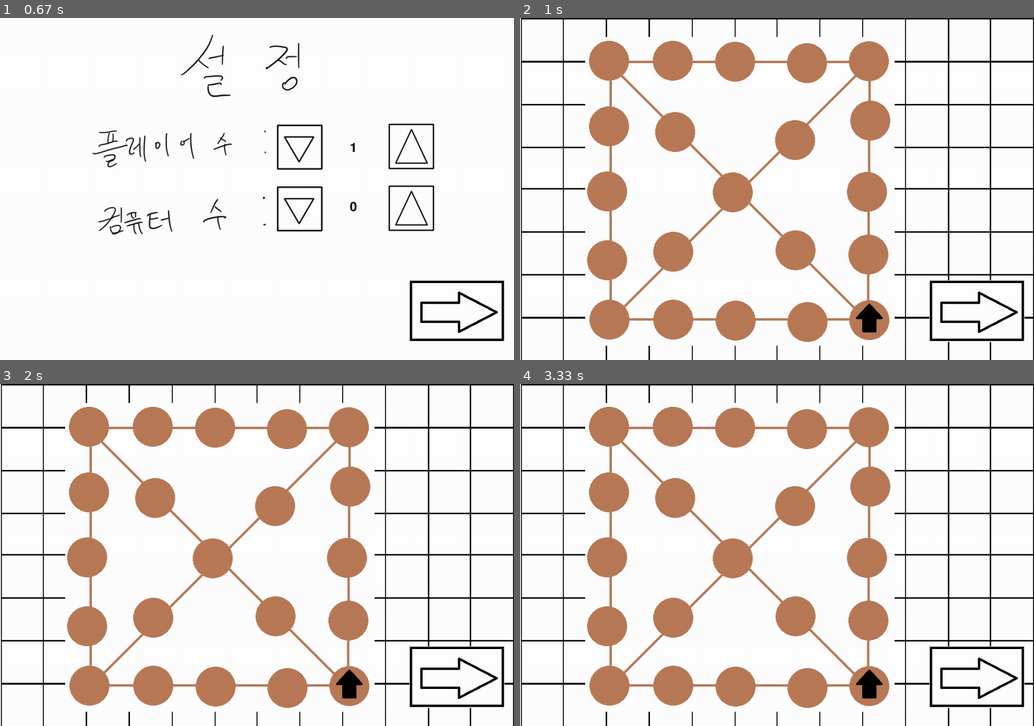
Above: before the commit, frames 1-4 (two rows, left to right).
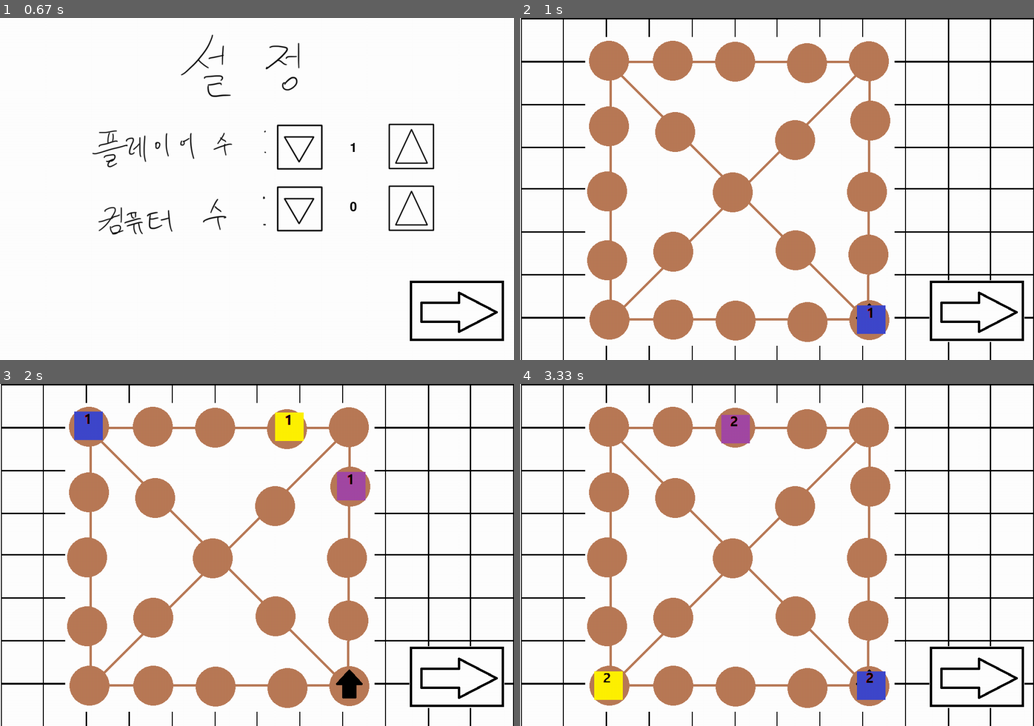
Above: after the commit, the same moments.

Repository: Castella99/pygameproject
Game: pygame game, started from main.py
The game is run twice, just before and just after one commit, with the same random seed, the same clock (stepped at 60 frames per second) and the same inputs.
Inputs (mouse positions are in pixels of both pictures, inside the frame that each line leads up to):
- Up to frame 1 (0.67 s): press the mouse at (257, 247) at 0.37 s; move the mouse to (174, 257) at 0.47 s; release the mouse at (97, 267) at 0.6 s
- Up to frame 2 (1 s): press the mouse at (977, 312) at 0.7 s; move the mouse to (792, 209) at 0.8 s; release the mouse at (602, 106) at 0.93 s
- Up to frame 3 (2 s): press the mouse at (457, 678) at 1.03 s; move the mouse to (421, 643) at 1.13 s; release the mouse at (390, 609) at 1.27 s; press the mouse at (257, 678) at 1.37 s; move the mouse to (169, 599) at 1.47 s; release the mouse at (82, 520) at 1.6 s; press the mouse at (457, 678) at 1.7 s; move the mouse to (262, 609) at 1.8 s; release the mouse at (66, 544) at 1.93 s
- Up to frame 4 (3.33 s): press the mouse at (777, 678) at 2.03 s; move the mouse to (874, 551) at 2.13 s; release the mouse at (967, 425) at 2.27 s; press the mouse at (977, 678) at 2.37 s; move the mouse to (864, 551) at 2.47 s; release the mouse at (756, 425) at 2.6 s; press the mouse at (777, 678) at 2.7 s; move the mouse to (848, 575) at 2.8 s; release the mouse at (920, 472) at 2.93 s; press the mouse at (977, 678) at 3.03 s; move the mouse to (787, 565) at 3.13 s; release the mouse at (602, 452) at 3.27 s

Frame 1 is identical in both runs. In frame 2, 0.5% of the frame differs, in the area x 65-72%, y 84-93%; in frame 3, 1.4%, in the area x 14-72%, y 8-35%; in frame 4, 1.4%.

Commit message:
보드판, 게임말 구현 완료, 게임에서도 잘 작동 (클릭하면 게임말 이동하면서 업기 함.)

Diff:
--- a/Meeple.py
+++ b/Meeple.py
@@ -2,51 +2,62 @@
 import pygame
 from gameBoard import board_map
 
+
+# 게임 말 객체 (다음 칸으로 이동하기, 업기 메소드 포함)
 class Meeple:
     path = os.path.dirname(os.path.abspath(__file__))
 
-    # 게임말 종류 6가지: 빨강, 주황, 노랑, 초록, 파랑, 보라 / 업기 3개까지
+    # 게임말 종류 6가지: 빨강, 주황, 노랑, 초록, 파랑, 보라
+    # 기본은 1이고 업을 때마다 2, 3으로 갱신 (업기 2개까지)
     mipple_images = {
         "red": [pygame.image.load(path + "/entity/mipple red1.png"),
-                      pygame.image.load(path + "/entity/mipple red2.png"),
-                      pygame.image.load(path + "/entity/mipple red3.png")],
+                pygame.image.load(path + "/entity/mipple red2.png"),
+                pygame.image.load(path + "/entity/mipple red3.png")],
         "orange": [pygame.image.load(path + "/entity/mipple orange1.png"),
-                         pygame.image.load(path + "/entity/mipple orange2.png"),
-                         pygame.image.load(path + "/entity/mipple orange3.png")]
+                   pygame.image.load(path + "/entity/mipple orange2.png"),
+                   pygame.image.load(path + "/entity/mipple orange3.png")],
         "yellow": [pygame.image.load(path + "/entity/mipple yellow1.png"),
-                         pygame.image.load(path + "/entity/mipple yellow2.png"),
-                         pygame.image.load(path + "/entity/mipple yellow3.png")],
+                   pygame.image.load(path + "/entity/mipple yellow2.png"),
+                   pygame.image.load(path + "/entity/mipple yellow3.png")],
         "green": [pygame.image.load(path + "/entity/mipple green1.png"),
-                        pygame.image.load(path + "/entity/mipple green2.png"),
-                        pygame.image.load(path + "/entity/mipple green3.png")],
+                  pygame.image.load(path + "/entity/mipple green2.png"),
+                  pygame.image.load(path + "/entity/mipple green3.png")],
         "blue": [pygame.image.load(path + "/entity/mipple blue1.png"),
-                       pygame.image.load(path + "/entity/mipple blue2.png"),
-                       pygame.image.load(path + "/entity/mipple blue3.png")],
+                 pygame.image.load(path + "/entity/mipple blue2.png"),
+                 pygame.image.load(path + "/entity/mipple blue3.png")],
         "purple": [pygame.image.load(path + "/entity/mipple purple1.png"),
-                         pygame.image.load(path + "/entity/mipple purple2.png"),
-                         pygame.image.load(path + "/entity/mipple purple3.png")]
+                   pygame.image.load(path + "/entity/mipple purple2.png"),
+                   pygame.image.load(path + "/entity/mipple purple3.png")]
     }
-    def __init__(self, color="red" ,pos=0):
-        self.color = color
-        self.sum = 0
-        self.pos = pos
+
+    def __init__(self, color="red", pos=0):
+        self.color = color  # 내 게임 말의 색깔
+        self.sum = 0  # 업은 수
+        self.pos = pos  # 내가 현재 위치하는 칸
+
         self.image = self.mipple_images[color][self.sum]
         self.size = self.image.get_rect().size
         self.width = self.size[0]
         self.height = self.size[1]
-        self.x_pos = board_map[pos][0]
-        self.y_pos = board_map[pos][1]
+        self.x_pos = board_map[self.pos][0] - (self.width / 2)
+        self.y_pos = board_map[self.pos][1] - (self.height / 2)
         self.rect = self.image.get_rect()
         self.rect.left = self.x_pos
         self.rect.top = self.y_pos
 
-    # 게임 말 이동
-    def move(self, pos):
-        pos += 1
-        self.x_pos = board_map[pos][0]
-        self.y_pos = board_map[pos][1]
+    # 게임 말 이동 (num 만큼 칸을 이동함)
+    # ex) 도이면 num=1, 윷이면 num=4
+    def move(self, num):
+        self.pos += num
+        if self.pos >= 21:
+            self.pos = 0
+        self.x_pos = board_map[self.pos][0] - (self.width/2)
+        self.y_pos = board_map[self.pos][1] - (self.height/2)
 
     # 다른 말 업기 (이미지 변경)
+    # 기본은 1, 하나 업으면 2, 두개 업으면 3
     def carry_my_back(self):
         self.sum += 1
+        if self.sum == 3:
+            self.sum = 0
         self.image = self.mipple_images[self.color][self.sum]
--- a/YutGame.py
+++ b/YutGame.py
@@ -1,9 +1,11 @@
-import pygame.event
+from Prototypegame import*
 import Yut
 import gameBoard
-from Prototypegame import*
+import Meeple
 import Button
 import Background
+
+import pygame.event
 import os
 import random
 
@@ -42,7 +44,14 @@
         # 윷과 윷판 객체
         self.yut = Yut.Yut("front", 1)
         self.yut_board = gameBoard.GameBoard()
+
         self.animation_time = round(100 / len(self.yut.yut_images * 100), 2)
+
+        # 게임말 한번 테스트 해봄 (수정해야 함.) ####################
+        self.meeple1 = Meeple.Meeple("purple", 0)
+        self.meeple2 = Meeple.Meeple("yellow", 0)
+        self.meeple3 = Meeple.Meeple("blue", 0)
+        #######################################################
 
         # 각종 버튼 객체
         self.start_button = Button.Button("start button", 1, 2, 2, 3)
@@ -91,7 +100,7 @@
             self.screen.blit(self.home_button.image,
                              (self.home_button.x_pos, self.home_button.y_pos))
 
-    def show_setting_screen(self) :
+    def show_setting_screen(self):
         for event in pygame.event.get():
             # 창 닫기 누르면 끝 부분(ENDING_SCREEN)으로 넘어감
             if event.type == pygame.QUIT:
@@ -99,44 +108,43 @@
                 self.ending_screen = True
             elif event.type == pygame.MOUSEBUTTONDOWN:
                 # 시작버튼 누르면 중간부분(game_screen)의 보드판 화면으로 넘어감
-                if self.down_button1.rect.collidepoint(event.pos) :
-                    if self.player == 1 :
+                if self.down_button1.rect.collidepoint(event.pos):
+                    if self.player == 1:
                         self.player = 1
-                    else :
+                    else:
                         self.player -= 1
-                elif self.up_button1.rect.collidepoint(event.pos) :
-                    if self.player + self.computer >= 7 :
+                elif self.up_button1.rect.collidepoint(event.pos):
+                    if self.player + self.computer >= 6:
                         pass
-                    else :
+                    else:
                         self.player += 1
-                elif self.down_button2.rect.collidepoint(event.pos) :
-                    if self.computer == 0 :
+                elif self.down_button2.rect.collidepoint(event.pos):
+                    if self.computer == 0:
                         self.computer = 0
-                    else :
+                    else:
                         self.computer -= 1
-                elif self.up_button2.rect.collidepoint(event.pos) :
-                    if self.player + self.computer >= 7 :
+                elif self.up_button2.rect.collidepoint(event.pos):
+                    if self.player + self.computer >= 7:
                         pass
-                    else :
+                    else:
                         self.computer += 1
-                elif self.next_button.rect.collidepoint(event.pos) :
+                elif self.next_button.rect.collidepoint(event.pos):
                     self.setting = False
                     self.setting_screen = False
                     self.game_screen = True
                     self.board = True
-        self.player_text = self.game_font.render(str(self.player), True, (0,0,0))
-        self.computer_text = self.game_font.render(str(self.computer), True, (0,0,0))
-
-        if self.setting :
-            self.screen.blit(self.background.put_image("setting"), (0,0))
+        self.player_text = self.game_font.render(str(self.player), True, (0, 0, 0))
+        self.computer_text = self.game_font.render(str(self.computer), True, (0, 0, 0))
+
+        if self.setting:
+            self.screen.blit(self.background.put_image("setting"), (0, 0))
             self.button_screen_blit(self.next_button)
             self.button_screen_blit(self.down_button1)
             self.button_screen_blit(self.up_button1)
             self.button_screen_blit(self.down_button2)
             self.button_screen_blit(self.up_button2)
-            self.screen.blit(self.player_text, (735,260))
-            self.screen.blit(self.computer_text, (735,385))
-
+            self.screen.blit(self.player_text, (735, 260))
+            self.screen.blit(self.computer_text, (735, 385))
 
     def show_game_screen(self):  # 게임 화면(윷놀이가 진행될 때의 화면)
         if self.board:
@@ -146,6 +154,16 @@
                              (self.next_button.x_pos, self.next_button.y_pos))
             self.screen.blit(self.yut_board.image,
                              (self.yut_board.x_pos, self.yut_board.y_pos))
+
+            # 게임말 (수정할 것) ###########################################
+            self.screen.blit(self.meeple1.image,
+                             (self.meeple1.x_pos, self.meeple1.y_pos))
+            self.screen.blit(self.meeple2.image,
+                             (self.meeple2.x_pos, self.meeple2.y_pos))
+            self.screen.blit(self.meeple3.image,
+                             (self.meeple3.x_pos, self.meeple3.y_pos))
+            ############################################################
+
         elif self.table:  # 윷 테이블로 이동하기 버튼 눌렀을 때
             self.screen.blit(self.background.put_image("table"), (0, 0))
             self.screen.blit(self.green_button.image,
@@ -168,6 +186,16 @@
                 self.game_screen = False
                 self.ending_screen = True
             elif event.type == pygame.MOUSEBUTTONDOWN:
+
+                # 클릭하면 말 이동하고 업기 해봄. #################################
+                self.meeple1.move(1)  # 일단 한번 테스트 해봄 (무조건 바꿔야 함.)
+                self.meeple2.move(2)
+                self.meeple3.move(3)
+                self.meeple1.carry_my_back()
+                self.meeple2.carry_my_back()
+                self.meeple3.carry_my_back()
+                #############################################################
+
                 if self.next_button.rect.collidepoint(event.pos) and self.board:
                     self.board = False
                     self.table = True
@@ -213,7 +241,7 @@
             self.yut.display_yut()  # 윷 4개 화면에 출력
 
     def show_ending_screen(self):  # 엔딩화면 (재시작과 종료버튼을 다룸)
-    # 간단한 이벤트 부분 (restart, end 버튼 클릭 이벤트)
+        # 간단한 이벤트 부분 (restart, end 버튼 클릭 이벤트)
         for event in pygame.event.get():
             if event.type == pygame.QUIT:
                 self.ending_screen = False  # 메인의 ending_screen while문을 빠져나감.
@@ -229,15 +257,16 @@
                     self.home = True; self.help = False; self. board = False
                     self.table = False; self.green = False; self.push = False
 
-    # 화면 출력 부분(끝배경, 종료버튼, 다시시작버튼)
+        # 화면 출력 부분(끝배경, 종료버튼, 다시시작버튼)
         self.screen.blit(self.background.put_image("finish"), (0, 0))
         self.screen.blit(self.end_button.image,
                          (self.end_button.x_pos, self.end_button.y_pos))
         self.screen.blit(self.restart_button.image,
                          (self.restart_button.x_pos, self.restart_button.y_pos))
 
-    def button_screen_blit(self, button) :
+    def button_screen_blit(self, button):
         self.screen.blit(button.image, (button.x_pos, button.y_pos))
+
 
 if __name__ == "__main__":
     pass
--- a/gameBoard.py
+++ b/gameBoard.py
@@ -19,12 +19,12 @@
 13 15    17 01
 14 18 19 20 00
 """
-# 아래 board_map은 위 00부터 20까지의 위치를 리스트로 넣어 놓은 것
+# 아래 board_map 은 위 00부터 20까지의 위치(칸)을 리스트로 넣어 놓은 것
 board_map = [(600, 595), (595, 455), (590, 325), (600, 175), (600, 50),
              (440, 217), (470, 50), (315, 55), (185, 50), (48, 48), (190, 200),
              (50, 188), (45, 325), (43, 470), (48, 595), (190, 455), (310, 330),
              (440, 450), (185, 595), (315, 595), (470, 595)]
-# 게임 스크린에 맞도록 보드판 위치값 수정
+# 게임 스크린에 맞도록 보드칸 위치 값 수정
 for x in range(len(board_map)):
     board_map[x] = list(board_map[x])
     board_map[x][0] += 138
@@ -32,12 +32,13 @@
     board_map[x] = tuple(board_map[x])
 
 
+# 게임보드판 객체 ()
 class GameBoard:
     path = os.path.dirname(os.path.abspath(__file__))
     screen_width = 1080  # 스크린 가로
     screen_height = 720  # 스크린 세로
 
-    # 게임 말이 위치에 있으면 1, 2, 3, 4로 업데이트 됨.
+    # 게임 말이 위치에 있으면 1, 2, 3, 4로 업데이트 됨. (어쩌면 사옹 안 할 수도?)
     board_state = [
         [0, 0, 0, 0, 0],
         [0, 0, x, 0, 0],
@@ -45,6 +46,14 @@
         [0, 0, x, 0, 0],
         [0, 0, 0, 0, 0]
     ]
+    # 선수 1이 00에 있으면 (4,4)=1, 선수 3이 15에 있으면 (3,2)=3, 선수 4가 16에 있으면 (2,2)=4
+    """
+    09 08 07 06 04
+    11 10    05 03
+    12    16    02
+    13 15    17 01
+    14 18 19 20 00
+    """
 
     def __init__(self):
         self.image = pygame.image.load(self.path + "/entity/yutBoard.png")
--- a/main.py
+++ b/main.py
@@ -4,7 +4,7 @@
 game = YutGame.YutGame()
 
 while game.running:
-# 게임 파트를 3개로 나눔(시작과 도움말, 보드판과 윷판, 엔딩 화면)
+    # 게임 파트를 4개로 나눔(시작과 도움말, 초기 설정, 보드판과 윷판, 엔딩 화면)
     while game.title_screen:  # 시작 부분
         game.show_title_screen()  # 시작부분 이벤트와 화면그리기 (게임 초기 설정 추가 예정)
         pygame.display.update()
@@ -23,5 +23,4 @@
         game.show_ending_screen()  # 끝 부분 이벤트와 화면그리기 (승자 패자 화면 출력 추가 예정)
         pygame.display.update()
 
-
 pygame.quit()
